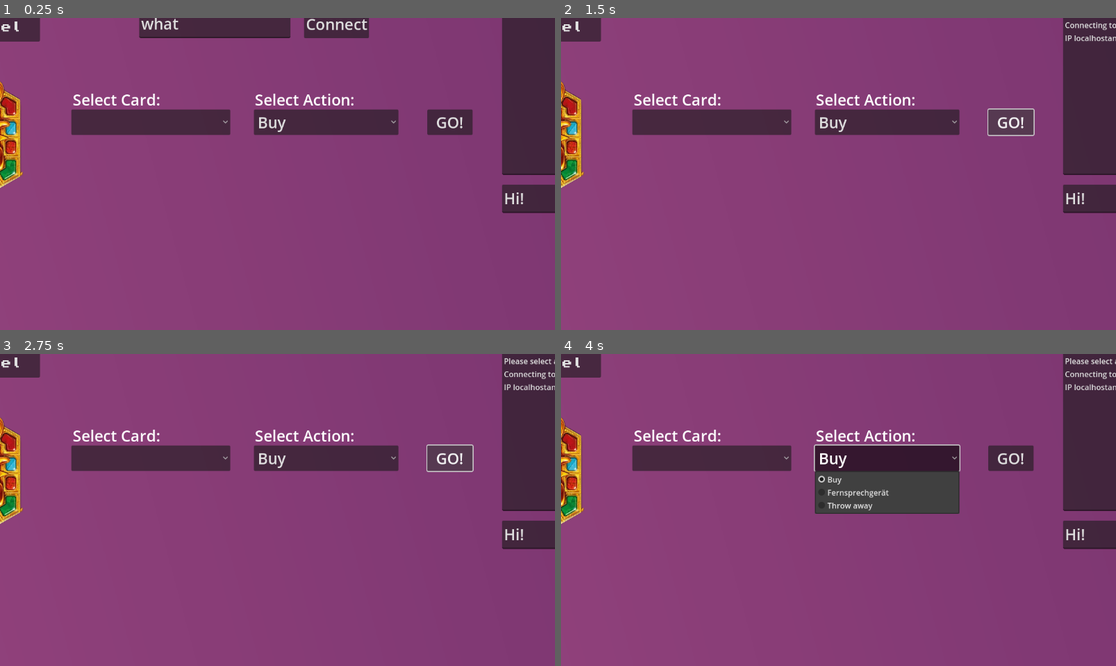
Above: before the commit, frames 1-4 (two rows, left to right).
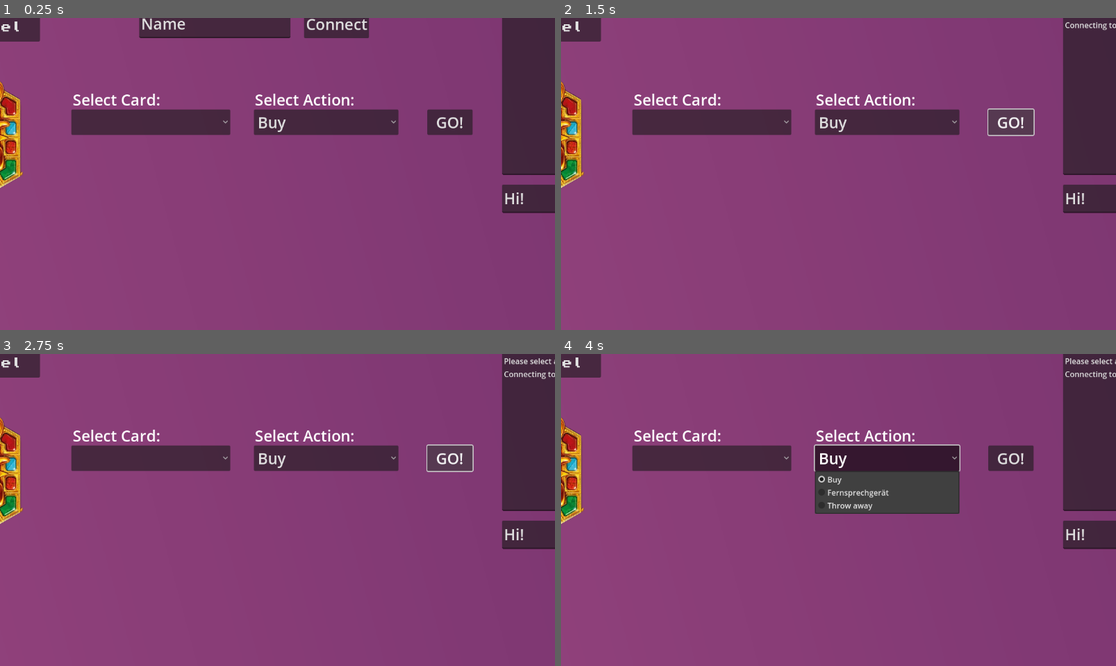
Above: after the commit, the same moments.

Repository: AdminL3/El-Dorado-Assistent
Game: Godot game, scene res://scenes/game.tscn
Two runs of this game, one before a commit and one after it. Both use one fixed random seed, a clock stepped at 60 frames per second and the inputs below.
Inputs (mouse positions are in pixels of both pictures, inside the frame that each line leads up to):
- Up to frame 1 (0.25 s): no input
- Up to frame 2 (1.5 s): click "Connect" at 0.5 s; click "GO!" at 1.25 s
- Up to frame 3 (2.75 s): click "GO!" at 2 s
- Up to frame 4 (4 s): click (710, 456) at 2.75 s; click "Buy" at 3.5 s

The runs differ from the first frame. In frame 1, 0.2% of the frame differs, in the area x 25-34%, y 0-4%; in frame 2, less than 0.1%; in frame 3, less than 0.1%; in frame 4, less than 0.1%.

Commit message:
Made a working chat funktion
also got the multiplayer share function working

Diff:
--- a/scenes/game.tscn
+++ b/scenes/game.tscn
@@ -115,10 +115,10 @@
 text = "Move top card left"
 
 [node name="1" type="Button" parent="Admin/Actions"]
-offset_left = 2842.0
-offset_top = 463.0
-offset_right = 2991.0
-offset_bottom = 495.0
+offset_left = 2834.0
+offset_top = 466.0
+offset_right = 2983.0
+offset_bottom = 498.0
 text = "Move top card left"
 
 [node name="Draw" type="Button" parent="."]
@@ -156,9 +156,9 @@
 text = "Admin Panel"
 
 [node name="Become Admin2" type="Button" parent="."]
-offset_left = -400.0
+offset_left = -440.0
 offset_top = 1015.0
-offset_right = -231.0
+offset_right = -271.0
 offset_bottom = 1074.0
 theme_override_fonts/font = ExtResource("2_1b8vf")
 theme_override_font_sizes/font_size = 24
@@ -348,15 +348,16 @@
 offset_right = 601.0
 offset_bottom = 92.0
 theme_override_font_sizes/font_size = 32
-text = "what"
+text = "Name"
 placeholder_text = "Name"
 
 [connection signal="pressed" from="Admin/Back Admin" to="." method="back_admin"]
 [connection signal="pressed" from="Admin/Actions/0" to="." method="movetopcardleft" binds= [0]]
-[connection signal="pressed" from="Admin/Actions/1" to="." method="movetopcardleft" flags=6 binds= [1]]
+[connection signal="pressed" from="Admin/Actions/1" to="." method="movetopcardleft" binds= [1]]
 [connection signal="pressed" from="Draw" to="." method="draw"]
 [connection signal="pressed" from="Become Store" to="." method="become_store"]
 [connection signal="pressed" from="Become Admin" to="." method="become_admin"]
 [connection signal="pressed" from="Become Admin2" to="." method="back_admin"]
 [connection signal="pressed" from="Main/Go" to="." method="do_action"]
+[connection signal="pressed" from="Send" to="." method="send"]
 [connection signal="pressed" from="Connect" to="." method="become_client"]
--- a/scripts/manager.gd
+++ b/scripts/manager.gd
@@ -261,17 +261,15 @@
 	print("Client disconnected with ID: %d" % id)
 
 
-
+@onready var connect = $Connect
 @onready var name_line = $Name
-@onready var connect = $Connect
 var my_name
 func become_client():
 	my_name = name_line.text
 	name_line.hide()
 	connect.hide()
 	#client side
-	add_history("IP " + str(ip)+ "and port 8080.")
-	add_history("Connecting to server with ")
+	add_history("Connecting to server with name: " + my_name)
 	peer.create_client(ip, 8080)
 	multiplayer.multiplayer_peer = peer
 	multiplayer.peer_disconnected.connect(_on_player_disconnected)
@@ -284,8 +282,26 @@
 
 
 func _on_connected_ok():
+	add_history("Connected to Server")
 	connected = true
-	print("Connected OK, broadcasting entry for", my_name)
+	await get_tree().create_timer(0.5).timeout
+	send()
+
+
+
+@onready var message_line = $Message
+func send():
+	if message_line.text != "":
+		rpc("sendmessage", message_line.text, my_name)
+		message_line.text = ""
+
+
+
+@rpc("any_peer","call_local")
+func sendmessage(msg, usrn):
+	add_history(str(usrn) + ": " + msg)
+
+
 
 
 
